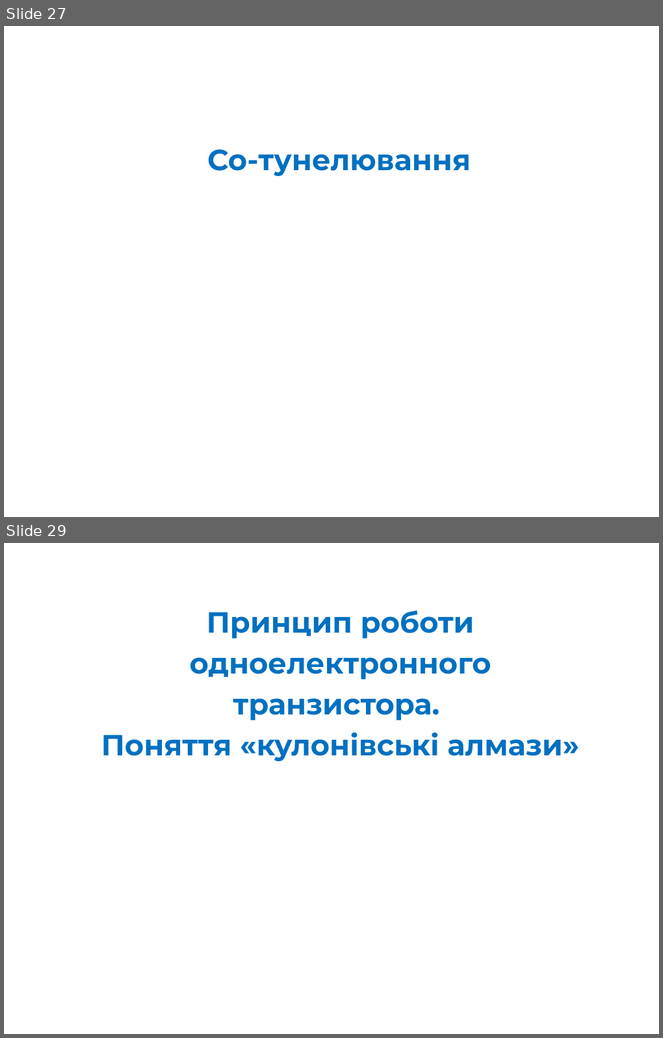
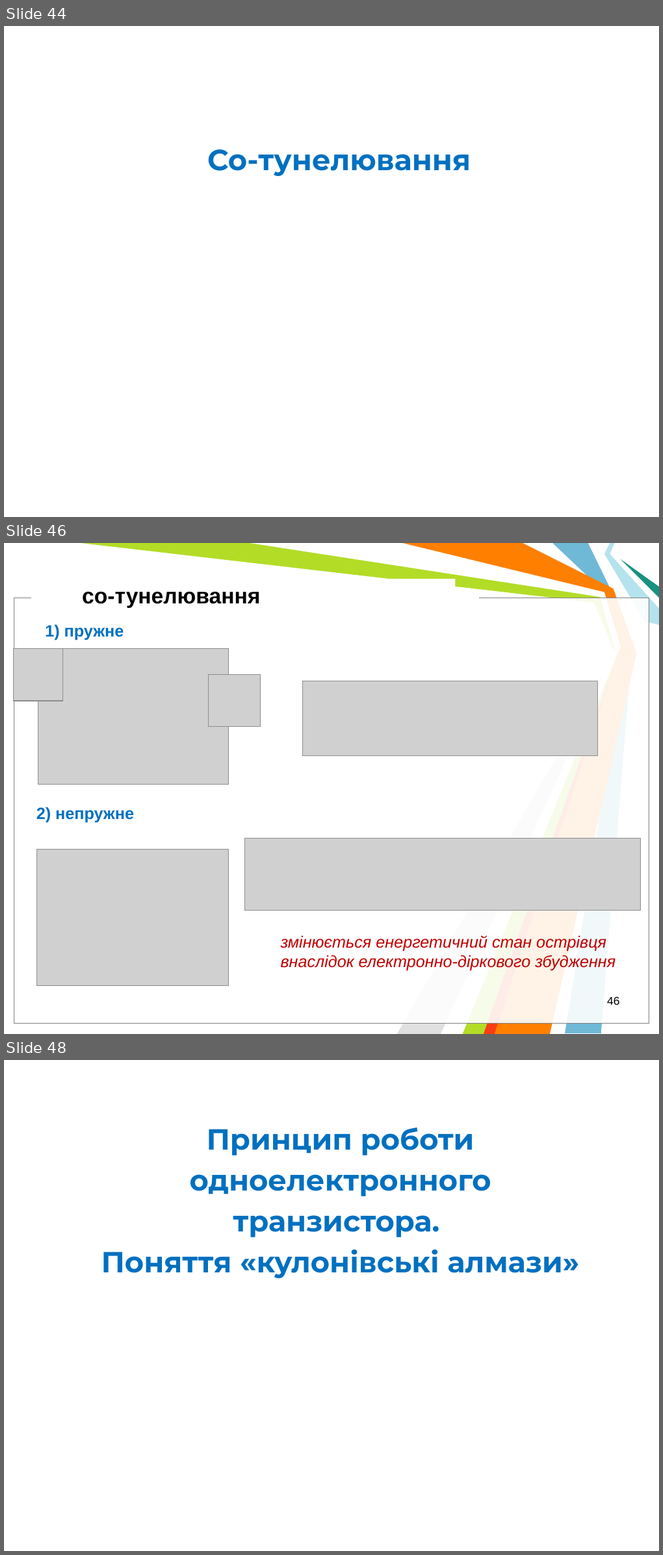
Before and after one commit to l432/NMK, a slide deck: Lecture/Nanoelectronika/Present/NanoelectronV2.ppt. Shown one above the other, each under a label of ours: slides 27 and 29 before the commit, slides 44, 46 and 48 after it; the slides between them are not shown. The pictures are 663x1038 and 663x1555 pixels, drawn with LibreOffice and Linux fonts; fonts in the diff are those of the drawing; grey boxes stand for pictures; background and template pictures are left out. Boxes give left, top, right and bottom in pixels: in the first picture for what was removed or moved away, otherwise in the second. Text is boxed around its words. In the diff, an @@ line names an element or a change of style, - is before the commit and + after.

```diff
--- a/Lecture/Nanoelectronika/Present/NanoelectronV2.ppt
+++ b/Lecture/Nanoelectronika/Present/NanoelectronV2.ppt
@@ slide 46 added at (x1=4, y1=543, x2=659, y2=1034), background #FFFFFF @@
@@ freeform shape added at (x1=81, y1=543, x2=622, y2=1034), fill #B3DC27 @@
@@ freeform shape added at (x1=250, y1=543, x2=621, y2=1034), fill #FFFFFF @@
@@ freeform shape added at (x1=402, y1=543, x2=636, y2=1034), fill #FF7F00 @@
@@ freeform shape added at (x1=553, y1=543, x2=633, y2=1034), fill #6FB9D7 @@
@@ freeform shape added at (x1=605, y1=543, x2=659, y2=625), fill #B4E3EE @@
@@ freeform shape added at (x1=622, y1=559, x2=659, y2=598), fill #189180 @@
@@ rectangle added at (x1=14, y1=598, x2=649, y2=1024), fill #FFFFFF at 69% opacity, outline #000000 0.74 pt @@
@@ rectangle added at (x1=14, y1=598, x2=649, y2=1024), fill #FFFFFF at 69% opacity, outline #808080 0.74 pt @@
@@ rectangle added at (x1=31, y1=592, x2=479, y2=603), fill #FFFFFF @@
@@ text added at (x1=82, y1=592, x2=260, y2=608), 24 pt, text #000000, bold @@
+со-тунелювання
@@ text added at (x1=45, y1=624, x2=124, y2=641), 18 pt, text #0070C0, bold @@
+1) пружне
@@ picture added at (x1=14, y1=649, x2=63, y2=702) @@
@@ picture added at (x1=38, y1=649, x2=228, y2=785) @@
@@ picture added at (x1=208, y1=675, x2=261, y2=727) @@
@@ freeform shape added at (x1=397, y1=661, x2=611, y2=1034), fill #E0E0E0 @@
@@ freeform shape added at (x1=484, y1=663, x2=614, y2=1034), fill #F93D17 @@
@@ picture added at (x1=303, y1=681, x2=598, y2=756) @@
@@ text added at (x1=36, y1=807, x2=134, y2=823), 18 pt, text #0070C0, bold @@
+2) непружне
@@ picture added at (x1=36, y1=850, x2=228, y2=986) @@
@@ picture added at (x1=245, y1=839, x2=641, y2=910) @@
@@ text added at (x1=281, y1=936, x2=616, y2=971), 18 pt, text #C00000, italic @@
+змінюється енергетичний стан острівця внаслідок електронно-діркового збудження
@@ page number added at (x1=607, y1=997, x2=620, y2=1005), 12.5 pt, text #000000 @@
+46
@@ what was slide 27 is now slide 44 @@
@@ what was slide 29 is now slide 48 @@
```
Also in this commit, not shown: 6 slides changed, 21 other slides added, 3 slides removed.
